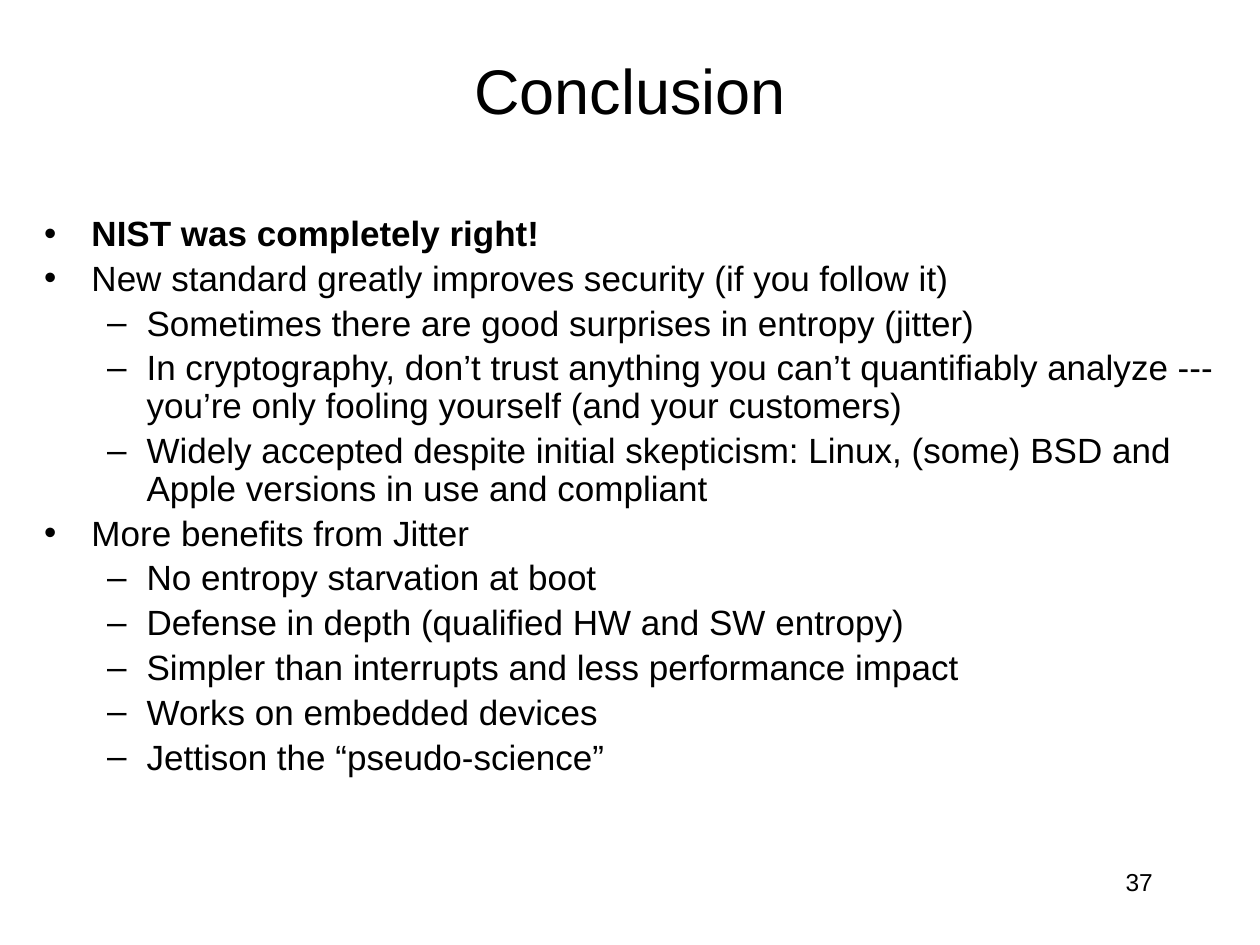
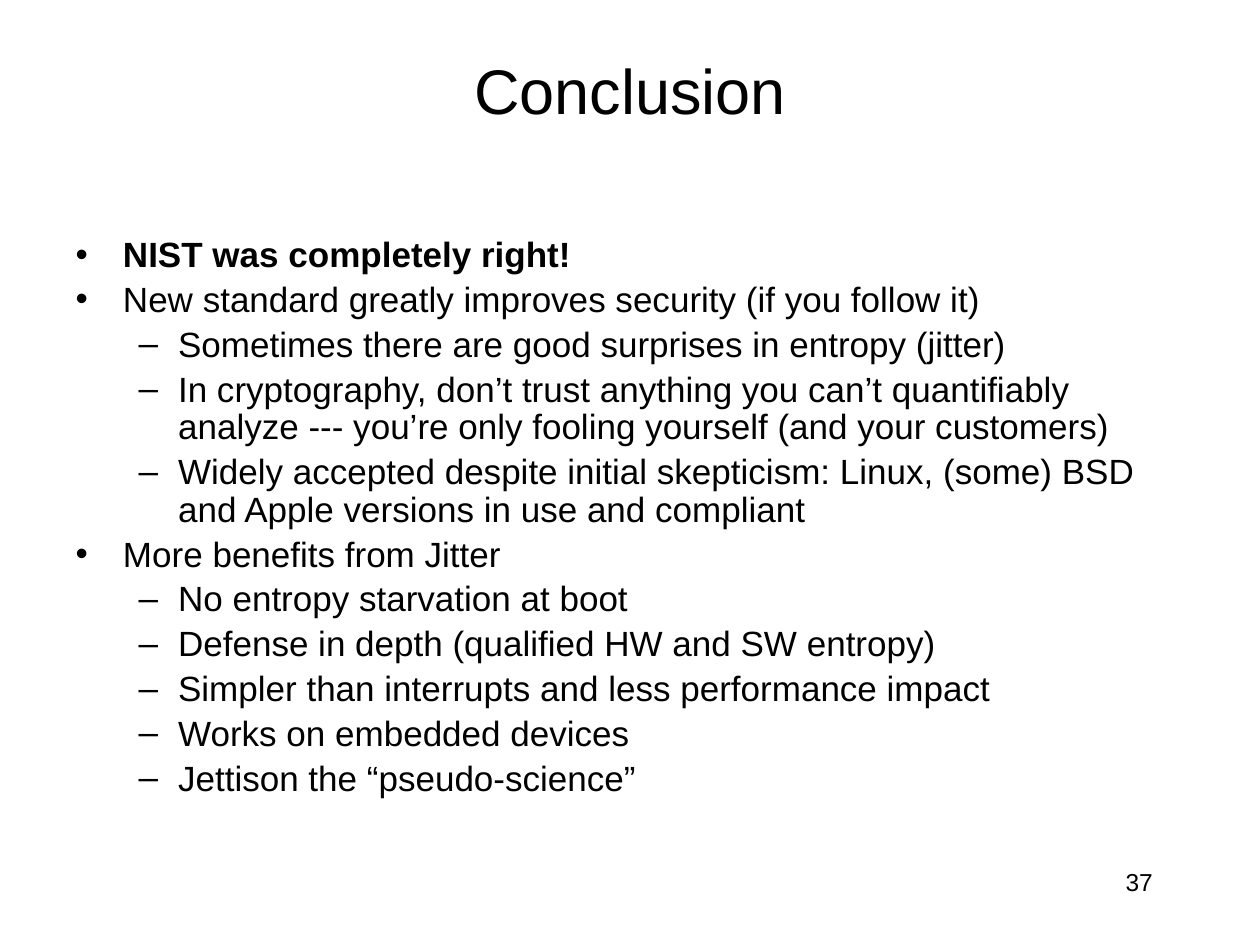
Before and after one commit to jlmucb/class_notes, a slide deck: slide 37 of BerkeleyClass/CS290Spring2013/Lectures/entropy_talk.pptx. Drawn at 1260x945 pixels with LibreOffice and Linux fonts; fonts in the diff are those of the drawing. Boxes give left, top, right and bottom in pixels: in the first picture for what was removed or moved away, otherwise in the second. Text is boxed around its words. In the diff, an @@ line names an element or a change of style, - is before the commit and + after.

```diff
--- a/BerkeleyClass/CS290Spring2013/Lectures/entropy_talk.pptx
+++ b/BerkeleyClass/CS290Spring2013/Lectures/entropy_talk.pptx
@@ text "NIST was completely right!" rewrapped from <box>91,220,1170,776</box> to <box>123,241,1134,797</box> @@
```
Also in this commit, not shown: 18 other slides changed.
